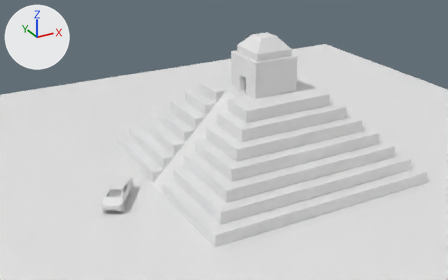
Renders of the Blender file udemy-blender-creator/pyramid.blend from each side of a commit.
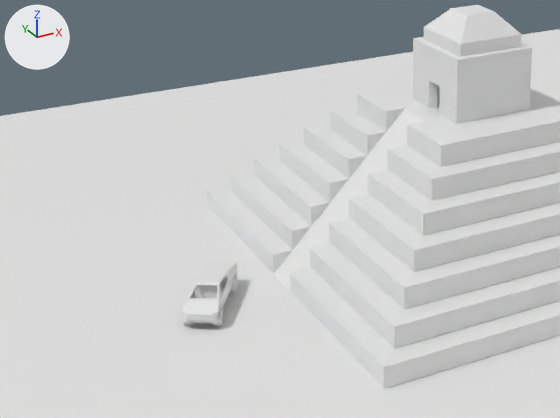
Each version appears first whole from a 50 mm lens placed at (-27.1, -42.3, 24.2), pointed at (-2.7, 2.0, 2.0), and next in a close-up on the part from 0% to 70% of the width and 11% to 94% of the height. Every picture has the same lights, and +X, +Y and +Z are marked at upper left.
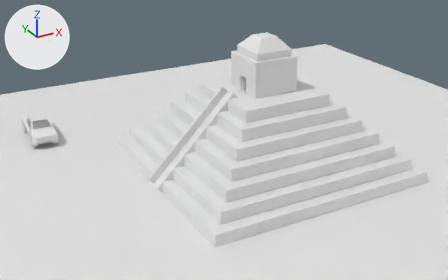
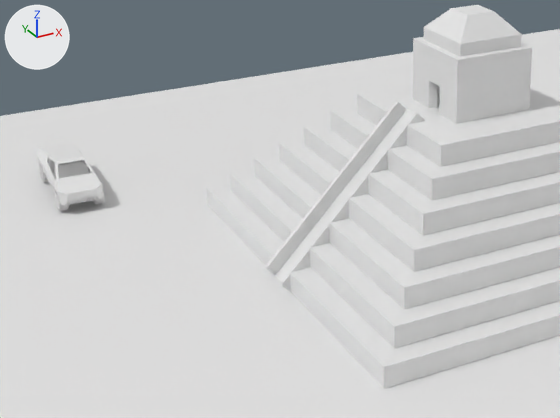
Changed parts and their boxes (x1, y1, x2, y2) in the close-ups (560 x 418 px):
'Cybertruck onepiece', moved, turned, rescaled
    before: (182, 262, 238, 326)
    after: (37, 142, 104, 211)
part 1 of me_cube_002, built on
    before: (274, 108, 425, 291)
    after: (264, 101, 426, 292)

What the commit changed:
me_cube_002 is used by ob_cube; location (0.0, 0.0, 0.0).
me_cube_002 had 276 vertices, 251 faces and spanned x -10.0..10.0, y -10.0..10.0, z 0.0..11.6.
me_cube_002 now has 378 vertices, 352 faces and spans x -10.5..10.0, y -10.0..10.0, z 0.0..11.6.
Part 1, on me_cube_002:
9 faces are deleted.
69 vertices are added at x -10.5..-3.0, y -1.0..1.0, z 0.0..7.5.
15 new vertices lie (-0.5, 0.0, 0.5) away from vertices in x -10.0..-3.0, y -1.0..1.0, z 0.0..7.0.
12 new vertices lie (0.5, 0.0, -0.5) away from vertices in x -9.5..-4.5, y -0.8..0.8, z 1.5..6.5.
6 new vertices lie (0.5, 0.0, 0.5) away from vertices in x -4.5..-4.0, y -1.0..1.0, z 6.0..6.5.
110 new faces join them.
Object 'Cybertruck onepiece' (ob_cybertruck_onepiece) moves from (-14.46, -0.45, 0.81) to (-17.03, 14.81, 1.23).
Object 'Cybertruck onepiece' (ob_cybertruck_onepiece) turns from (0, 0, -33) to (0, 0, -1.8) degrees about x, y and z.
Object 'Cybertruck onepiece' (ob_cybertruck_onepiece) is rescaled from (0.0273, 0.0273, 0.0273) to (0.0401, 0.0401, 0.0401).
